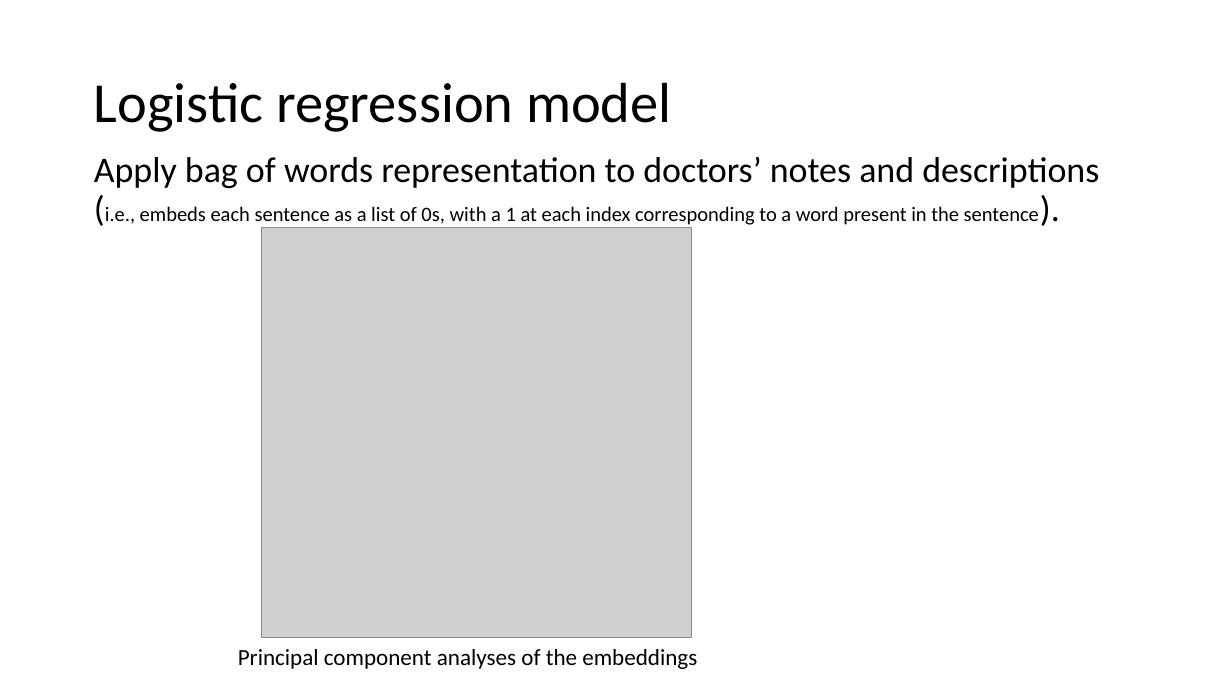
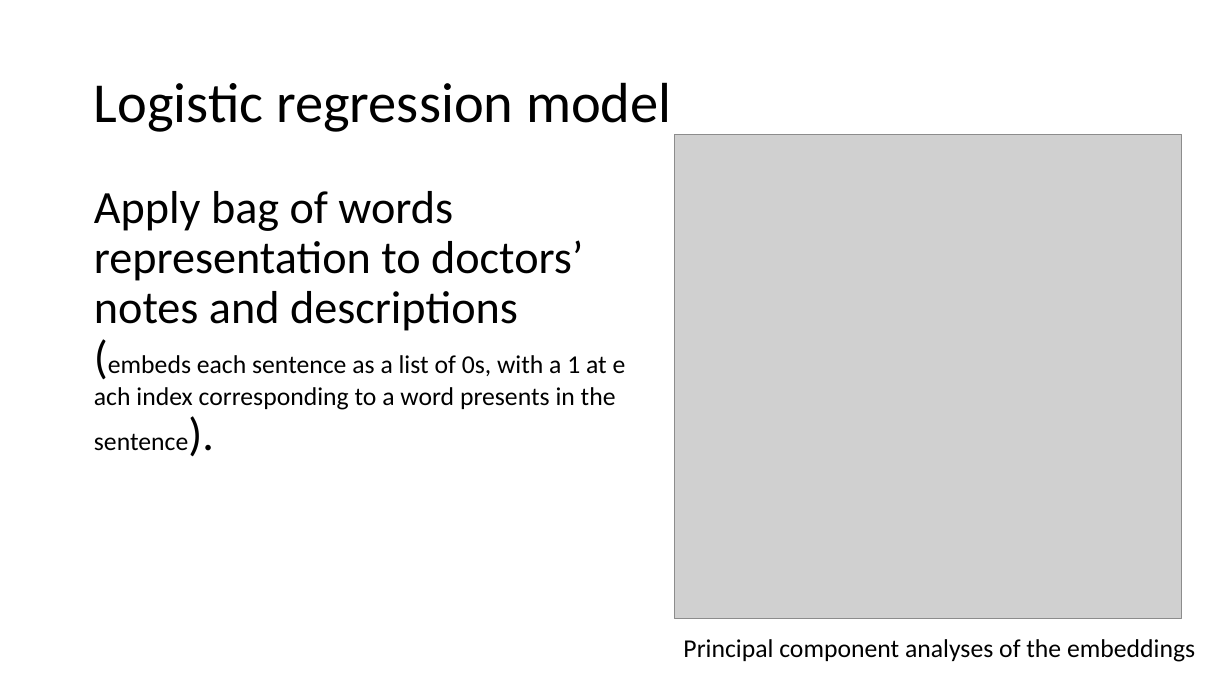
Before and after one commit to kaidaning/Kaida_Holmusk_task, a slide deck: slide 8 of Presentation_KaidaNing.pptx. Drawn at 1232x693 pixels with LibreOffice and Linux fonts; fonts in the diff are those of the drawing; grey boxes stand for pictures. Boxes give left, top, right and bottom in pixels: in the first picture for what was removed or moved away, otherwise in the second. Text is boxed around its words. In the diff, an @@ line names an element or a change of style, - is before the commit and + after.

```diff
--- a/Presentation_KaidaNing.pptx
+++ b/Presentation_KaidaNing.pptx
@@ picture: place and size @@
-picture at (262, 227, 691, 638)
+picture at (675, 134, 1182, 618)
@@ text at (94, 191, 616, 451): text changed; size 16 to 20 pt @@
-Apply bag of words representation to doctors’ notes and descriptions (i.e., embeds each sentence as a list of 0s, with a 1 at each index corresponding to a word present in the sentence).
+Apply bag of words representation to doctors’ notes and descriptions (embeds each sentence as a list of 0s, with a 1 at each index corresponding to a word presents in the sentence).
@@ text "Principal component analyses of the ...": place and size @@
-text "Principal component analyses of the ..." at (238, 649, 697, 669)
+text "Principal component analyses of the ..." at (683, 639, 1195, 662)
@@ text "Principal component analyses of the ..." at (683, 639, 1195, 662): size 18 to 20 pt @@
```
Also in this commit, not shown: 9 other slides changed.
